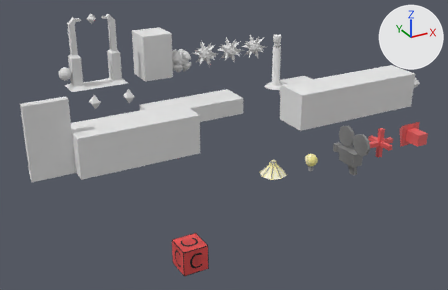
The Blender file etc/blend/Objects.blend as it was, and as the next commit left it.
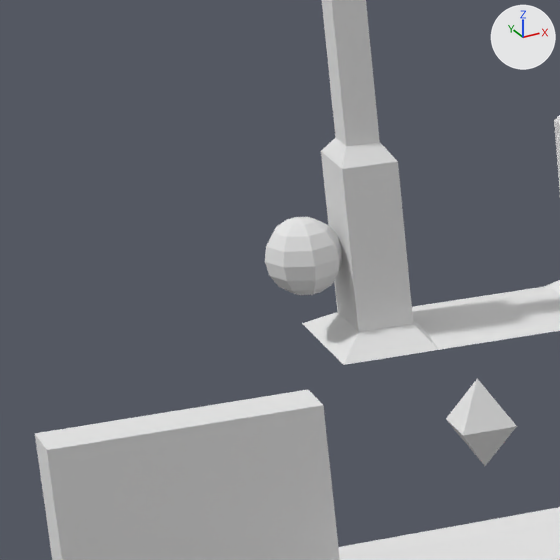
Each version appears first whole from a camera (50 mm lens) standing at (-8.22, -17.53, 6.34) and looking at (-0.01, -2.6, -1.12), and next in a close-up on the part from 3% to 24% of the width and 11% to 43% of the height. The axes (+X, +Y, +Z) are drawn at upper right. The lights are the same throughout. Objects named as collision shapes, trigger or cutter boxes, shadow casters or lower levels of detail are left out.

The older version as bpy lines, for what is in view:
```python
me_checkpoint = bpy.data.meshes.new('Checkpoint')
me_checkpoint.from_pydata(...)  # 72 vertices, 80 faces; spans x -0.95..0.95, y -0.4..0.4, z -1.16..1.16
me_checkpoint.materials.append(mat_dummy)  # its picture is missing
me_magnet = bpy.data.meshes.new('Magnet')
me_magnet.from_pydata(...)  # a UV sphere (8 segments, 8 rings, poles along z) spanning x -0.21..0.21, y -0.21..0.21, z -0.21..0.21
me_magnet.materials.append(mat_dummy)  # its picture is missing
me_slidingbrush = bpy.data.meshes.new('SlidingBrush')
me_slidingbrush.from_pydata(...)  # a box spanning x -0.5..0.5, y -0.5..0.5, z -0.5..0.5
me_slidingbrush.materials.append(mat_dummy)  # its picture is missing
ob_checkpoint = bpy.data.objects.new('Checkpoint', me_checkpoint)
ob_checkpoint.location = (-2.5, 1.5, 1.16)
ob_magnet = bpy.data.objects.new('Magnet', me_magnet)
ob_magnet.location = (-3.5, 1.5, 0.5)
ob_slidingbrush = bpy.data.objects.new('SlidingBrush', me_slidingbrush)
ob_slidingbrush.location = (-4.5, -4.5, 0.5)
# also in view: 'OneWay' at (-5.5, -4.5, 0.9); 'KeyG' at (-3.5, -1.5, 0.5)
```
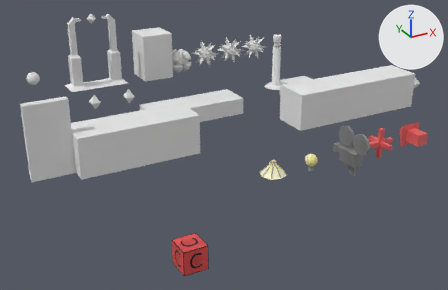
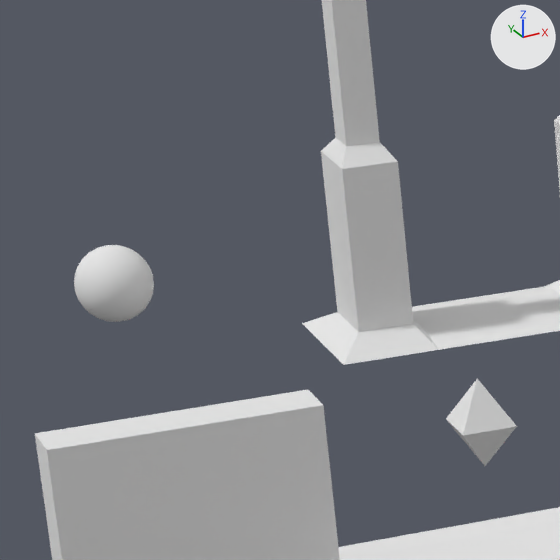
The change, as a list of edits to the scene's bpy script:
```text
Change me_magnet:
    used by ob_magnet; location = (-3.5, 1.5, 0.5)
    remove me_magnet.from_pydata(...)  # 58 vertices, 64 faces; spans x -0.21..0.21, y -0.21..0.21, z -0.21..0.21
    add me_magnet.from_pydata(...)  # 422 vertices, 450 faces; spans x -0.198..0.198, y -0.199..0.199, z -0.2..0.2
    me_magnet part 1: 58 vertices removed from x -0.21..0.21, y -0.21..0.21, z -0.21..0.21; 422 vertices added at x -0.198..0.198, y -0.199..0.199, z -0.2..0.2, forming a UV sphere (30 segments, 15 rings, poles along z)
    me_magnet part 2: the surface is now shaded smooth
Change ob_magnet:
    ob_magnet.location: (-3.5, 1.5, 0.5) -> (-4.5, 1.5, 0.5)
```

Pixel boxes (x1, y1, x2, y2) of what changed, in the close-ups (560 x 560 px):
'Magnet', reshaped, moved: before (265, 217, 342, 295); after (74, 245, 154, 322)
part 1 of me_magnet, built on: before (265, 217, 342, 295); after (74, 245, 154, 322)
